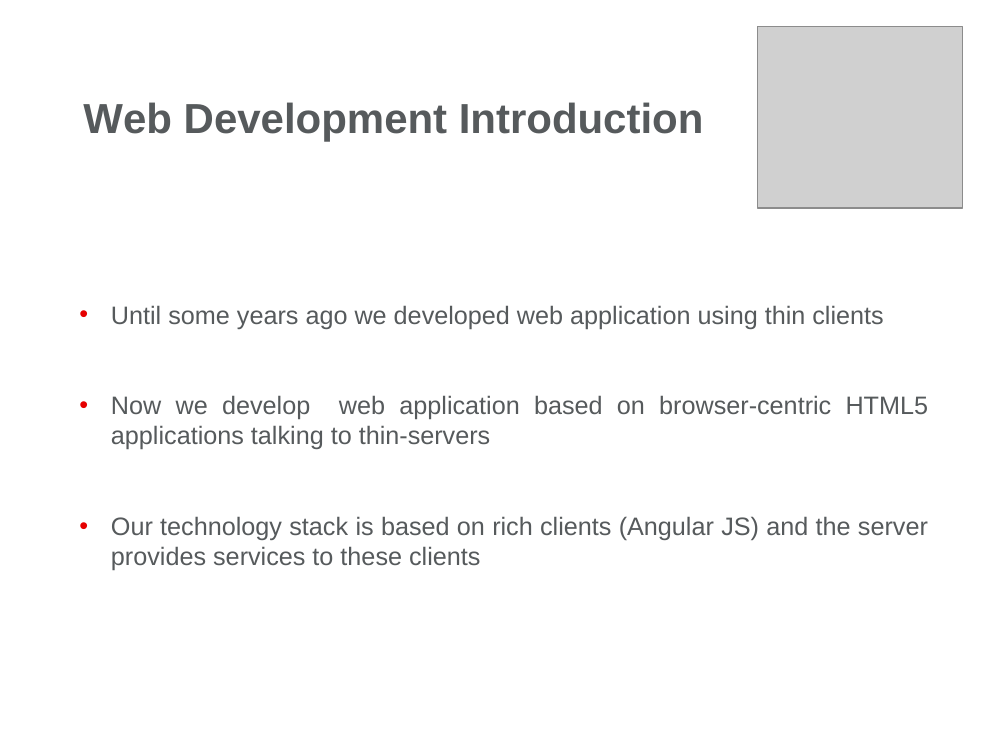
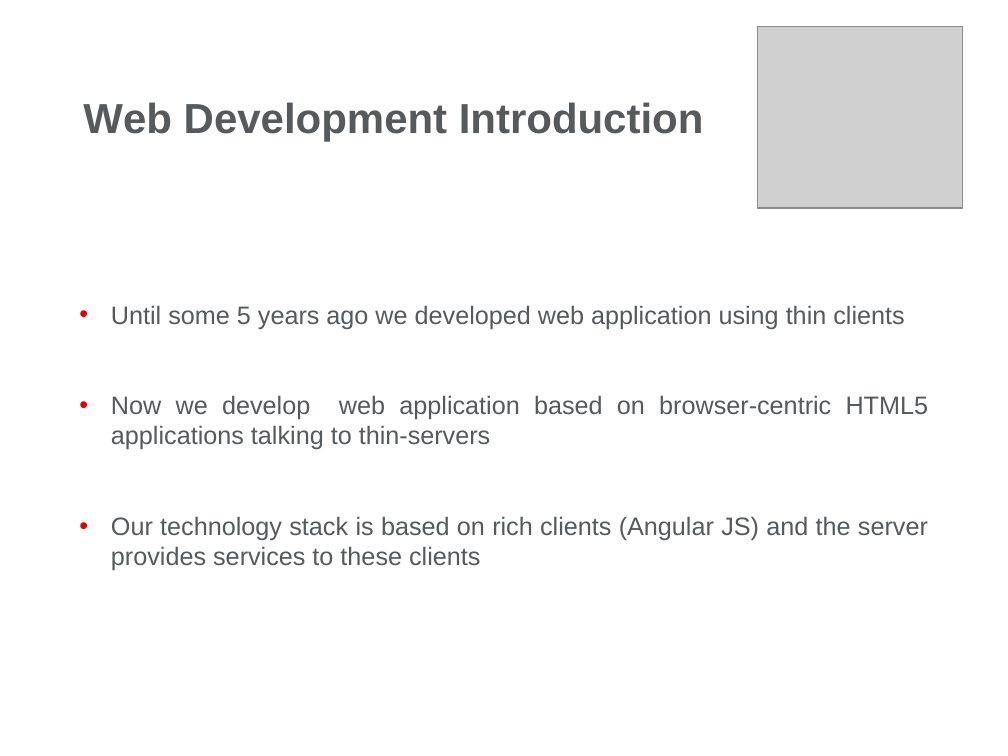
Before and after one commit to radu-duca/JavaDocs, a slide deck: slide 7 of Servlets/Day 1/Docs/Web Presentation-Part1.pptx. Drawn at 1008x756 pixels with LibreOffice and Linux fonts; fonts in the diff are those of the drawing; grey boxes stand for pictures; background and template pictures are left out. Boxes give left, top, right and bottom in pixels: in the first picture for what was removed or moved away, otherwise in the second. Text is boxed around its words. In the diff, an @@ line names an element or a change of style, - is before the commit and + after.

```diff
--- a/Servlets/Day 1/Docs/Web Presentation-Part1.pptx
+++ b/Servlets/Day 1/Docs/Web Presentation-Part1.pptx
@@ text at <box>111,305,904,329</box>: text changed @@
-• Until some years ago we developed web application using thin clients
+• Until some 5 years ago we developed web application using thin clients
```
Also in this commit, not shown: 5 other slides changed, 1 slide added, 2 other files.
